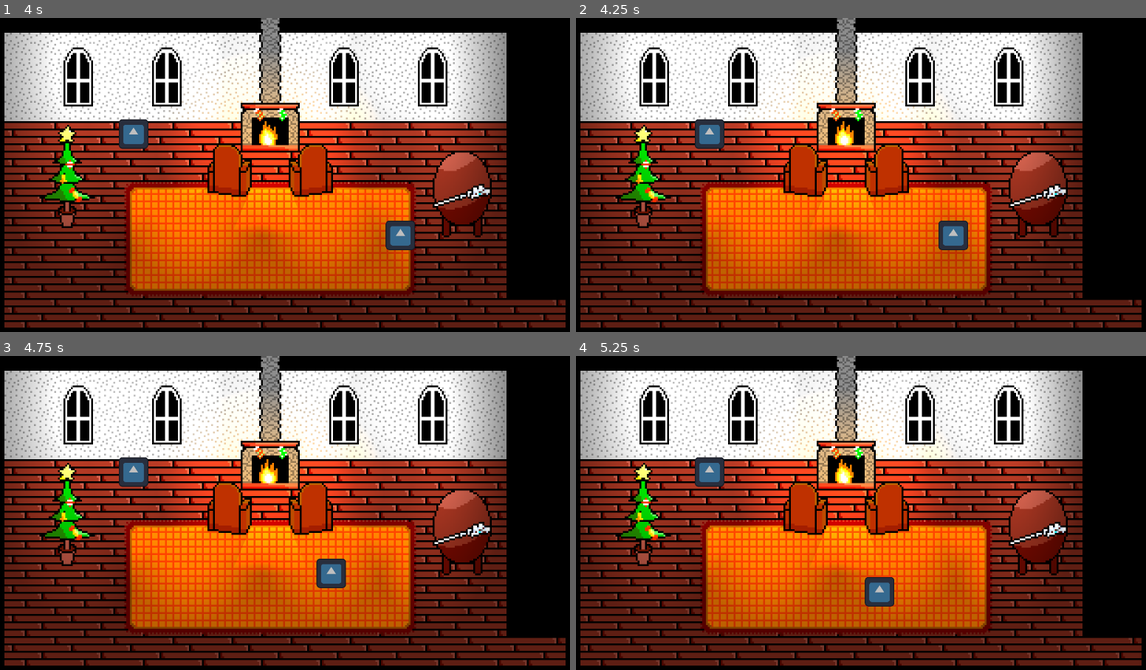
Above: before the commit, frames 1-4 (two rows, left to right).
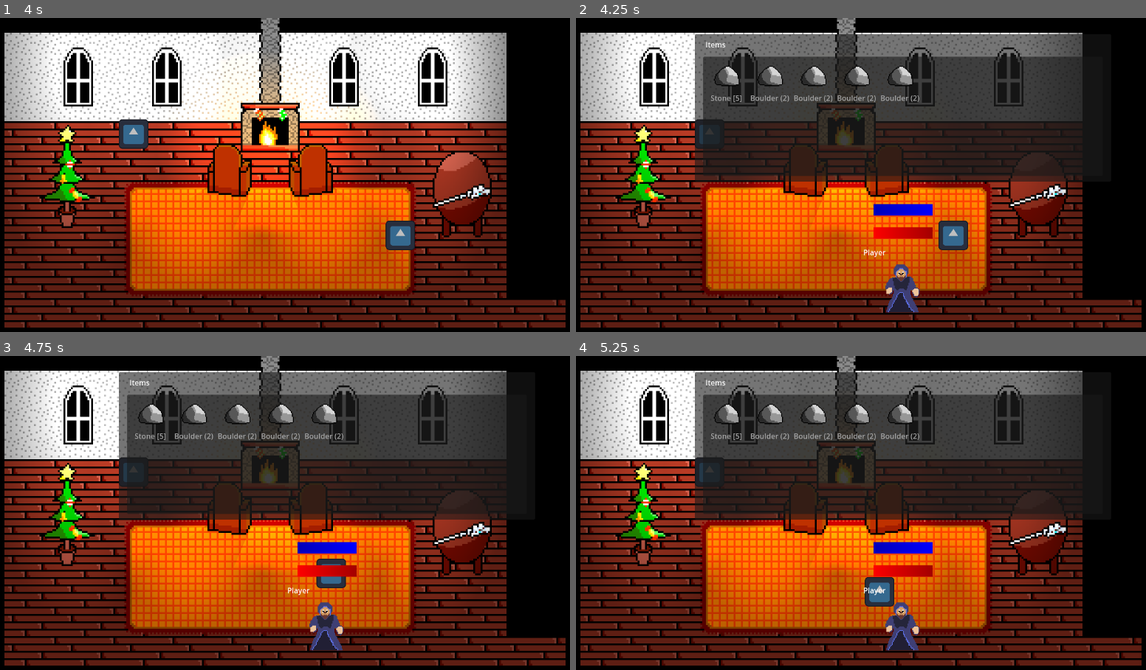
Above: after the commit, the same moments.

Repository: Monwiz/TheChristmasWand
Game: Godot game, scene res://Scenes/home.tscn
Same seed, same stepped clock (60 frames per second), same inputs: the game is played once before the commit and once after it. The engine's default icon, where the game draws it, is replaced by a stand-in: a white triangle on a blue panel in a dark square.
Inputs:
- Up to frame 1 (4 s): tap Enter (ui_accept) at 0.5, 0.77, 1.52, 3.02, 3.77 s; hold Right (ui_right) 0.53-1.28 s; hold Down (ui_down) 1.28-2.03 s; hold Right (ui_right) 2.03-2.78 s; hold Up (ui_up) 2.78-3.53 s; hold Left (ui_left) from 3.53 s (still down)
- Up to frame 2 (4.25 s): keep holding Left (ui_left); tap Escape (ui_cancel) at 4.15 s
- Up to frame 3 (4.75 s): keep holding Left (ui_left); tap Enter (ui_accept) at 4.52 s
- Up to frame 4 (5.25 s): release Left (ui_left) at 5.03 s; hold Down (ui_down) from 5.03 s (still down)

Frame 1 is identical in both runs. In frame 2, 28% of the frame differs, in the area x 20-89%, y 5-94%; in frame 3, 28%; in frame 4, 28%.

Commit message:
Menu (Inventory and Allies) W.I.P.
Foundations for the menu. Added stuff for testing. Will continue later.

Diff:
--- /dev/null
+++ b/Assets/Resources/Items/boulder.tres
@@ -0,0 +1,11 @@
+[gd_resource type="Resource" script_class="Item" load_steps=2 format=3 uid="uid://uytnyiqikj8t"]
+
+[ext_resource type="Script" path="res://Scripts/Classes/item.gd" id="1_3jf1o"]
+
+[resource]
+script = ExtResource("1_3jf1o")
+name = "Boulder"
+icon = "res://Assets/Textures/stone.png"
+stackable = false
+quantity = 1
+description = ""
--- a/Assets/Resources/Items/salad.tres
+++ b/Assets/Resources/Items/salad.tres
@@ -7,6 +7,7 @@
 calculation_type = 0
 health_value = 30
 name = "Salad"
+icon = "res://Assets/Textures/snow.png"
 stackable = false
 quantity = 1
 description = ""
--- a/Assets/Resources/Items/stone.tres
+++ b/Assets/Resources/Items/stone.tres
@@ -5,5 +5,7 @@
 [resource]
 script = ExtResource("1_3ht5p")
 name = "Stone"
+icon = "res://Assets/Textures/stone.png"
+stackable = true
 quantity = 1
 description = ""
--- a/Scripts/Classes/item.gd
+++ b/Scripts/Classes/item.gd
@@ -2,6 +2,7 @@
 class_name Item
 
 @export var name: String
+@export_file("*.png") var icon
 var type: Types = Types.SIMPLE
 @export var stackable: bool = false #it might be confusing for the player, so don't change this
 @export var quantity: int = 1
--- a/Scripts/Global/stats.gd
+++ b/Scripts/Global/stats.gd
@@ -9,6 +9,7 @@
 var inventory: Array[Item]
 var interact_spells: Array
 
+var menu #set by the menu
 var team: int = 0 #1 - Jack Frost, 2 - Snow Queen, 4 - Jethro
 
 func reset():
@@ -55,11 +56,17 @@
 		name_split.append("["+str(item.quantity)+"]")
 	item.name = " ".join(name_split)
 
-#func _ready() -> void:		#for testing purposes
-#	var salad = preload("res://Assets/Resources/Items/salad.tres")
-#	add_item(salad)
+func _ready() -> void:		#for testing purposes
+	for n in 5:
+		var stone = load("res://Assets/Resources/Items/stone.tres")
+		add_item(stone)
+		var boulder = load("res://Assets/Resources/Items/boulder.tres")
+		add_item(boulder)
 #	add_item(preload("res://Assets/Resources/Items/stone.tres"))
 #	add_item(salad.duplicate())
-
+func open_menu():
+	menu.open()
+func close_menu():
+	menu.close()
 #If you use this in your project, you can add the speed of fighting of an entity
 #(and edit ../Systems/battle.gd), their strength
--- a/Scripts/Systems/battle.gd
+++ b/Scripts/Systems/battle.gd
@@ -41,6 +41,7 @@
 	set_physics_process(false)
 
 func start_fight(fight: Fight) -> void:
+	#Stats.menu.openable = false
 	for path in fight.allies_paths:
 		allies.append($/root/Scene.get_node(path)) #I haven't found a way in Godot to always use absolute NodePaths
 	for path in fight.enemies_paths:
@@ -84,6 +85,7 @@
 	decide()
 
 func end_fight(state: int):
+	#Stats.menu.openable = true
 	set_physics_process(false)
 	for allie in allies:
 		allie.process_mode = Node.PROCESS_MODE_INHERIT
--- a/Scripts/Systems/dialogue_box.gd
+++ b/Scripts/Systems/dialogue_box.gd
@@ -22,7 +22,6 @@
 	next_line()
 
 func next_line():
-	print("A")
 	$Dialogue.visible_characters = 0
 	if current_dialogue == null:
 		return
--- /dev/null
+++ b/Scripts/Systems/menu.gd
@@ -0,0 +1,43 @@
+extends Panel
+
+var openable = true
+
+func _ready() -> void:
+	Stats.menu = $"."
+
+
+func open():
+	if not openable:
+		return
+	$"..".visible = true
+	update_inventory()
+	update_allies()
+
+func close():
+	$"..".visible = false
+
+func update_inventory():
+	$InvList.clear()
+	var item_list = {}
+	for i in Stats.inventory:
+		if item_list.has(i.name) and not i.stackable:
+			item_list[i.name][0] += 1
+		elif i.stackable:
+			item_list[i.name] = [-1,i]
+		else:
+			item_list[i.name] = [0,i]
+	for i in item_list:
+		print(item_list[i])
+
+		if item_list[i][0] == -1:
+			var icon = ImageTexture.create_from_image(Image.load_from_file(item_list[i][1].icon))
+			icon.set_size_override(Vector2i(64,64))
+			$InvList.add_item(i,icon)
+		else:
+			for n in item_list[i][0]:
+				var icon = ImageTexture.create_from_image(Image.load_from_file(item_list[i][1].icon))
+				icon.set_size_override(Vector2i(64,64))
+				$InvList.add_item(i,icon)
+
+func update_allies():
+	pass
--- a/Scripts/player.gd
+++ b/Scripts/player.gd
@@ -7,6 +7,7 @@
 var goal_outline = preload("res://Assets/Other/goal_outline.tres")
 var defense: int = 1
 var skipping_iteration: bool = false
+var menu_open = false
 @onready var ray: RayCast2D = $RayCast2D
 
 signal dead()
@@ -61,6 +62,14 @@
 			if collider.has_method("interact"):
 				collider.interact(self)
 
+	if Input.is_action_just_pressed("ui_cancel"):
+		if menu_open:
+			Stats.close_menu()
+			menu_open = false
+		else:
+			Stats.open_menu()
+			menu_open = true
+
 func hurt(val: int) -> void:
 	Stats.player_hp -= val / defense
 	$HealthBar.value = Stats.player_hp
--- a/Ui/gui.tscn
+++ b/Ui/gui.tscn
@@ -1,9 +1,73 @@
-[gd_scene load_steps=5 format=3 uid="uid://h3xrvmpf1noe"]
-
+[gd_scene load_steps=19 format=3 uid="uid://h3xrvmpf1noe"]
+
+[ext_resource type="Script" path="res://Scripts/Systems/menu.gd" id="1_wmuum"]
 [ext_resource type="PackedScene" uid="uid://33dlfcgvy37v" path="res://Ui/battle.tscn" id="1_wrsa7"]
 [ext_resource type="Theme" uid="uid://qagfmr7thawf" path="res://Assets/Other/dialogue.tres" id="2_q21w8"]
 [ext_resource type="Script" path="res://Scripts/Systems/dialogue_box.gd" id="3_7op4r"]
 [ext_resource type="Script" path="res://Scripts/choices.gd" id="4_b1t56"]
+[ext_resource type="Texture2D" uid="uid://bvorsyguhyca8" path="res://Assets/Textures/Characters/Mage/Walking.png" id="6_gbdrh"]
+
+[sub_resource type="StyleBoxEmpty" id="StyleBoxEmpty_8o287"]
+
+[sub_resource type="AtlasTexture" id="AtlasTexture_sers2"]
+atlas = ExtResource("6_gbdrh")
+region = Rect2(0, 0, 64, 64)
+
+[sub_resource type="AtlasTexture" id="AtlasTexture_hjp3r"]
+atlas = ExtResource("6_gbdrh")
+region = Rect2(64, 0, 64, 64)
+
+[sub_resource type="AtlasTexture" id="AtlasTexture_3lblo"]
+atlas = ExtResource("6_gbdrh")
+region = Rect2(128, 0, 64, 64)
+
+[sub_resource type="AtlasTexture" id="AtlasTexture_5nufy"]
+atlas = ExtResource("6_gbdrh")
+region = Rect2(192, 0, 64, 64)
+
+[sub_resource type="SpriteFrames" id="SpriteFrames_hj877"]
+animations = [{
+"frames": [{
+"duration": 1.0,
+"texture": SubResource("AtlasTexture_sers2")
+}, {
+"duration": 1.0,
+"texture": SubResource("AtlasTexture_hjp3r")
+}, {
+"duration": 1.0,
+"texture": SubResource("AtlasTexture_3lblo")
+}, {
+"duration": 1.0,
+"texture": SubResource("AtlasTexture_5nufy")
+}],
+"loop": true,
+"name": &"new_animation",
+"speed": 5.0
+}]
+
+[sub_resource type="Gradient" id="Gradient_ta2nc"]
+colors = PackedColorArray(0, 0, 0, 1, 0, 0, 0, 1)
+
+[sub_resource type="GradientTexture2D" id="GradientTexture2D_upyi2"]
+gradient = SubResource("Gradient_ta2nc")
+width = 128
+height = 25
+
+[sub_resource type="Gradient" id="Gradient_5dj11"]
+colors = PackedColorArray(1, 0, 0, 1, 0.643137, 0, 0, 1)
+
+[sub_resource type="GradientTexture2D" id="GradientTexture2D_5bp5t"]
+gradient = SubResource("Gradient_5dj11")
+width = 128
+height = 25
+
+[sub_resource type="Gradient" id="Gradient_63xth"]
+colors = PackedColorArray(0, 0, 0.72549, 1, 0, 0, 1, 1)
+
+[sub_resource type="GradientTexture2D" id="GradientTexture2D_4qeyk"]
+gradient = SubResource("Gradient_63xth")
+width = 128
+height = 25
 
 [node name="Gui" type="CanvasLayer"]
 
@@ -93,4 +157,116 @@
 action_mode = 0
 flat = true
 
+[node name="Menu" type="Control" parent="."]
+visible = false
+layout_mode = 3
+anchors_preset = 0
+offset_right = 1280.0
+offset_bottom = 720.0
+
+[node name="Inventory" type="Panel" parent="Menu"]
+layout_mode = 1
+anchors_preset = 8
+anchor_left = 0.5
+anchor_top = 0.5
+anchor_right = 0.5
+anchor_bottom = 0.5
+offset_left = -360.0
+offset_top = -325.0
+offset_right = 542.0
+offset_bottom = -5.0
+grow_horizontal = 2
+grow_vertical = 2
+script = ExtResource("1_wmuum")
+
+[node name="InvList" type="ItemList" parent="Menu/Inventory"]
+layout_mode = 1
+anchors_preset = 8
+anchor_left = 0.5
+anchor_top = 0.5
+anchor_right = 0.5
+anchor_bottom = 0.5
+offset_left = -433.0
+offset_top = -111.0
+offset_right = 433.0
+offset_bottom = 148.0
+grow_horizontal = 2
+grow_vertical = 2
+text_overrun_behavior = 1
+max_columns = 8
+fixed_column_width = 90
+icon_mode = 0
+fixed_icon_size = Vector2i(64, 64)
+
+[node name="Label" type="Label" parent="Menu/Inventory"]
+layout_mode = 0
+offset_left = 23.0
+offset_top = 11.0
+offset_right = 67.0
+offset_bottom = 34.0
+text = "Items"
+
+[node name="Allies" type="HFlowContainer" parent="Menu"]
+layout_mode = 0
+offset_left = 313.0
+offset_top = 379.0
+offset_right = 1149.0
+offset_bottom = 679.0
+alignment = 1
+
+[node name="Player" type="Panel" parent="Menu/Allies"]
+custom_minimum_size = Vector2(200, 300)
+layout_direction = 3
+layout_mode = 2
+theme_override_styles/panel = SubResource("StyleBoxEmpty_8o287")
+
+[node name="Sprite" type="AnimatedSprite2D" parent="Menu/Allies/Player"]
+position = Vector2(100, 200)
+scale = Vector2(2, 2)
+sprite_frames = SubResource("SpriteFrames_hj877")
+animation = &"new_animation"
+frame = 1
+
+[node name="Name" type="Label" parent="Menu/Allies/Player"]
+layout_mode = 0
+offset_left = 137.0
+offset_top = 118.0
+offset_right = 186.0
+offset_bottom = 141.0
+text = "Player"
+
+[node name="HP" type="TextureProgressBar" parent="Menu/Allies/Player"]
+layout_mode = 1
+anchors_preset = 8
+anchor_left = 0.5
+anchor_top = 0.5
+anchor_right = 0.5
+anchor_bottom = 0.5
+offset_left = -64.0
+offset_top = -75.0
+offset_right = 64.0
+offset_bottom = -50.0
+grow_horizontal = 2
+grow_vertical = 2
+value = 100.0
+texture_under = SubResource("GradientTexture2D_upyi2")
+texture_progress = SubResource("GradientTexture2D_5bp5t")
+
+[node name="MP" type="TextureProgressBar" parent="Menu/Allies/Player"]
+layout_mode = 1
+anchors_preset = 8
+anchor_left = 0.5
+anchor_top = 0.5
+anchor_right = 0.5
+anchor_bottom = 0.5
+offset_left = -64.0
+offset_top = -125.0
+offset_right = 64.0
+offset_bottom = -100.0
+grow_horizontal = 2
+grow_vertical = 2
+value = 100.0
+texture_under = SubResource("GradientTexture2D_upyi2")
+texture_progress = SubResource("GradientTexture2D_4qeyk")
+
 [connection signal="returned" from="DialogueRelevant/DialogueBox" to="Battle" method="set_returned"]
Binary file added: Assets/Textures/stone.png
Not shown, added: Assets/Textures/stone.png.import
